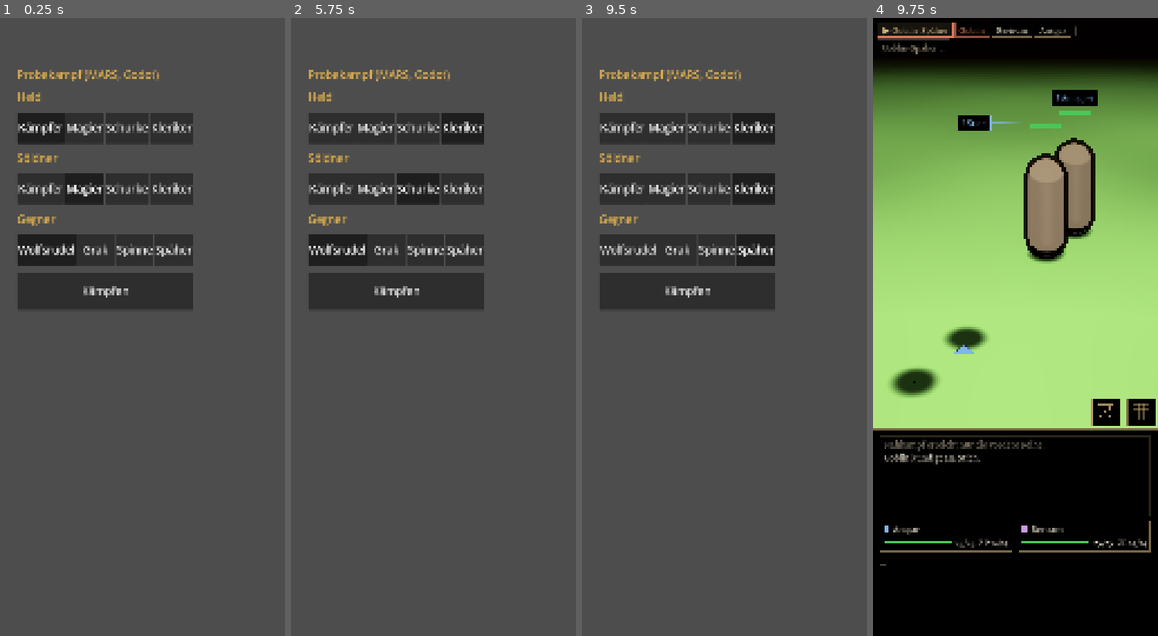
Above: before the commit, frames 1-4 (left to right).
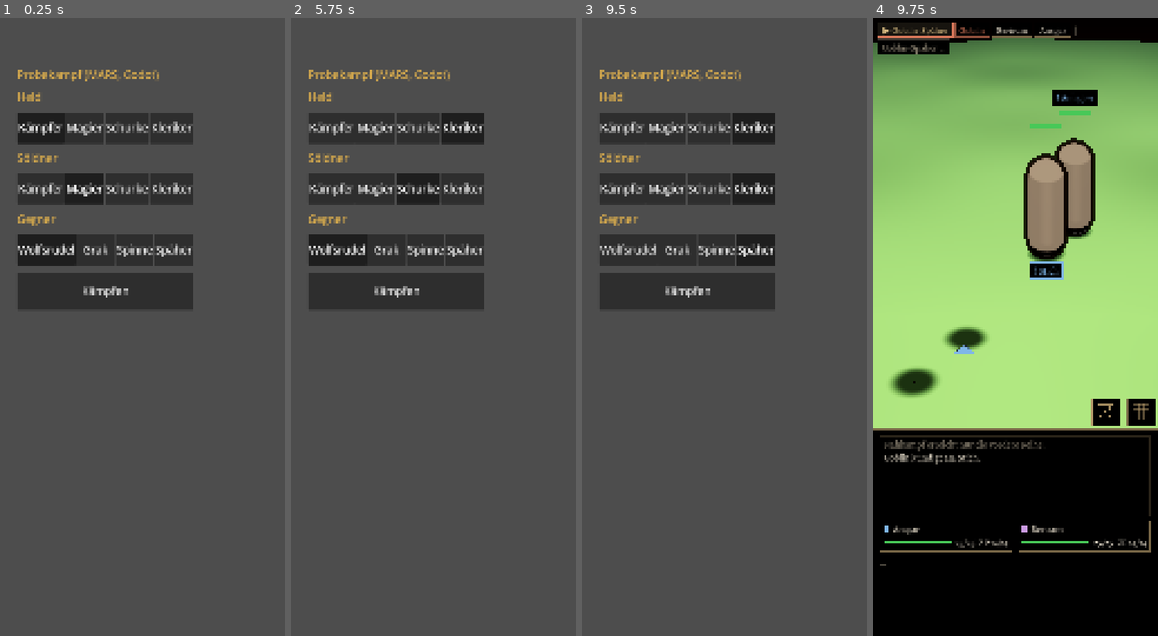
Above: after the commit, the same moments.

Repository: tramour-cmyk/androidapp_rpg_bornim
Game: Godot game, scene res://kampf/probe.tscn
The game is run twice, just before and just after one commit, with the same random seed, the same clock (stepped at 60 frames per second) and the same inputs.
Inputs:
- Up to frame 1 (0.25 s): no input
- Up to frame 2 (5.75 s): click "Kämpfer" at 0.5 s; click "Magier" at 1.25 s; click "Schurke" at 2 s; click "Kleriker" at 2.75 s; click "Kämpfer" at 3.5 s; click "Magier" at 4.25 s; click "Schurke" at 5 s
- Up to frame 3 (9.5 s): click "Kleriker" at 5.75 s; click "Wolfsrudel" at 6.5 s; click "Grak" at 7.25 s; click "Spinne" at 8 s; click "Späher" at 8.75 s
- Up to frame 4 (9.75 s): click "Kämpfen" at 9.5 s

Frames 1-3 are identical in both runs. In frame 4, 17% of the frame differs, in the area x 0-100%, y 3-43%.

Commit message:
348.7: Prüfer Runden 5–7: Hocke mit fast senkrechten Unterarmen (16° statt 52°), Hals gehoben; Rute rund, spitz, zur Seite geschwenkt (von vorn sichtbar); Ansagen und Würfelzeile samt Strich nie durch einen anderen, notfalls unter den Pfoten; Würfelzeile im Prüfbild nie halb ausgeblendet; Wald oben kühler mit Streuung wie alt (41/50/33 gegen 37/50/31), Dunst weiter hinten; Busch links oben, Stumpf, Steine auf der Lichtung entfernt, Eichenäste in der Krone; TUSCHE=0 zum Messen
Co-Authored-By: Claude Opus 5.5 <noreply@anthropic.com>
Claude-Session: https://claude.ai/code/session_0156yUu6QateoVJnT93wQrAV

Diff:
--- a/godot/kampf/kampf_ui.gd
+++ b/godot/kampf/kampf_ui.gd
@@ -807,7 +807,9 @@
 		signs.append({"x": x, "y": want_y, "w": w, "h": h, "mark": mark, "label": label, "border": border, "bw": bw, "tc": tc, "ring": ring,
 			"fx": foot.x, "head": head_y, "id": id, "alts": [
 				Vector2(clampf(foot.x - side - w, 4 * dp, sr.size.x - w - 4 * dp), head_mid),
-				Vector2(clampf(foot.x + side, 4 * dp, sr.size.x - w - 4 * dp), head_mid)]})
+				Vector2(clampf(foot.x + side, 4 * dp, sr.size.x - w - 4 * dp), head_mid),
+				# unter den Pfoten, wenn darüber und daneben andere stehen (Prüfer Runde 6: Schild ohne Strich über dem falschen Wolf)
+				Vector2(x, foot.y + 10 * dp)], "foot": foot.y})
 	signs.sort_custom(func(a, b): return a.y > b.y)
 	# Körper aller Figuren (Rumpf ohne Kopfraum), damit keine Ansage auf einem anderen liegt
 	var bodies := {}
@@ -822,30 +824,42 @@
 	var placed := []
 	var step := 26 * dp
 	for s in signs:
-		var clash := func(r: Rect2) -> bool:
+		var clash := func(r: Rect2, strict: bool) -> bool:
 			for o in placed:
 				if r.intersects(Rect2(o.x, o.y, o.w, o.h).grow(2 * dp)):
 					return true
+			# auch der Strich zum eigenen Kopf darf durch keinen anderen laufen (Prüfer Runde 4: durch das Hinterteil des grauen)
+			var a := _stroke_from(r, s.fx, s.head)
+			var e := _stroke_to(r, s)
 			for id in bodies:
-				if id != s.id and r.intersects(bodies[id]):
+				if id != s.id and (r.intersects(bodies[id]) or (strict and _seg_hits(a, e, bodies[id].grow(-2 * dp)))):
 					return true
 			return false
 		var spots: Array = [Vector2(s.x, s.y)] + s.alts
 		var y: float = s.y
 		var x: float = s.x
 		var done := false
-		for q in spots:
-			if q.y >= 34 * dp and not clash.call(Rect2(q.x, q.y, s.w, s.h)):
-				x = q.x
-				y = q.y
-				done = true
+		s.stroke = true
+		# erst mit freiem Strich; geht das nirgends, lieber ohne Strich als auf einem anderen (Prüfer Runde 5: Schild auf dem grauen)
+		for strict in [true, false]:
+			for q in spots:
+				if q.y >= 34 * dp and not clash.call(Rect2(q.x, q.y, s.w, s.h), strict):
+					x = q.x
+					y = q.y
+					done = true
+					break
+			if not done:
+				# höher über dem eigenen Kopf, bis frei
+				var yy: float = s.y
+				while clash.call(Rect2(s.x, yy, s.w, s.h), strict) and yy - step >= 34 * dp:
+					yy -= step
+				if not clash.call(Rect2(s.x, yy, s.w, s.h), strict):
+					x = s.x
+					y = yy
+					done = true
+			if done:
+				s.stroke = strict
 				break
-		if not done:
-			# höher über dem eigenen Kopf, bis frei; oben angekommen unter die tiefste
-			while clash.call(Rect2(x, y, s.w, s.h)) and y - step >= 34 * dp:
-				y -= step
-			if clash.call(Rect2(x, y, s.w, s.h)):
-				y = s.y
 		s.x = x
 		s.y = y
 		placed.append(s)
@@ -854,13 +868,10 @@
 		sign_rects.append(Rect2(s.x, s.y, s.w, s.h))
 		var r := Rect2(s.x, s.y, s.w, s.h)
 		# a thin stroke down to the one who announces it, so a sign pushed up still belongs to someone
-		var fx := clampf(s.fx, r.position.x + 4 * dp, r.end.x - 4 * dp)
-		if s.head - r.end.y > 2 * dp:
-			overlay.draw_line(Vector2(fx, r.end.y), Vector2(s.fx, s.head), Color(s.border, 0.7), maxf(1.0, dp), true)
-		elif s.fx < r.position.x or s.fx > r.end.x:
-			# daneben: kurzer Strich vom Rand zum Kopf
-			var ex := r.position.x if s.fx < r.position.x else r.end.x
-			overlay.draw_line(Vector2(ex, r.get_center().y), Vector2(s.fx, s.head), Color(s.border, 0.7), maxf(1.0, dp), true)
+		var a := _stroke_from(r, s.fx, s.head)
+		var e := _stroke_to(r, s)
+		if s.stroke and a.distance_to(e) > 2 * dp and (r.position.y > s.foot or s.head - r.end.y > 2 * dp or s.fx < r.position.x or s.fx > r.end.x):
+			overlay.draw_line(a, e, Color(s.border, 0.7), maxf(1.0, dp), true)
 		_chip(r, Color.BLACK, s.border, s.bw)
 		var x: float = r.position.x + 6 * dp
 		var base: float = r.position.y + s.h * 0.74
@@ -943,6 +954,26 @@
 		overlay.draw_circle(c + e, 1.8 * dp, dc)
 
 
+## Where the stroke from a sign to its own head starts: from below when the sign is above, else from the near edge.
+func _stroke_from(r: Rect2, fx: float, head: float) -> Vector2:
+	if r.position.y > head + 20 * dp:     # unter den Pfoten: von oben
+		return Vector2(clampf(fx, r.position.x + 4 * dp, r.end.x - 4 * dp), r.position.y)
+	if head - r.end.y > 2 * dp:
+		return Vector2(clampf(fx, r.position.x + 4 * dp, r.end.x - 4 * dp), r.end.y)
+	return Vector2(r.position.x if fx < r.position.x else r.end.x, r.get_center().y)
+
+
+func _stroke_to(r: Rect2, s: Dictionary) -> Vector2:
+	return Vector2(s.fx, s.foot) if r.position.y > s.head + 20 * dp else Vector2(s.fx, s.head)
+
+
+func _seg_hits(a: Vector2, b: Vector2, box: Rect2) -> bool:
+	for i in 13:
+		if box.has_point(a.lerp(b, i / 12.0)):
+			return true
+	return false
+
+
 ## Würfelkasten (RollTag) über dem Getroffenen: „12 + 5 = 17 gegen RK 16 · Treffer“, Gold, wenn es der Gruppe hilft.
 func _roll_tag(sr: Rect2, fig, r: Array, actor_id, alpha: float) -> void:
 	var fs := sp(13)
@@ -981,32 +1012,52 @@
 			continue
 		var of := _foot(o)
 		var ot := _tall(o)
-		block.append(Rect2(of.x - ot * 0.4, of.y - ot, ot * 0.8, ot))
+		var half: float = ot * (0.8 if o.fighter.monster != null and o.fighter.monster.id == Mars.WOLF else 0.4)   # Wolf breiter als hoch
+		block.append(Rect2(of.x - half, of.y - ot, half * 2.0, ot))
 	var top := foot.y - _tall(fig) - 12 * dp - h
-	var tries := []
+	var bodies := block.slice(sign_rects.size())
+	var tries := [Vector2(x, top)]
+	# daneben in Kopfhöhe vor dem Ausweichen nach oben (Prüfer Runde 5: langer Strich durch den Kopf des braunen Wolfs)
+	var side := _tall(fig) * 0.45 + 6 * dp
+	var mid := foot.y - _tall(fig) * 0.8
+	tries.append(Vector2(clampf(foot.x - side - w, 4 * dp, sr.size.x - w - 4 * dp), mid))
+	tries.append(Vector2(clampf(foot.x + side, 4 * dp, sr.size.x - w - 4 * dp), mid))
 	# nie unter die Füße: dort liegen Ring und Zieldreieck (Prüfer Stand 9: Würfelzeile auf Bertrams Ring)
-	for k in 10:
-		tries.append(top - k * (h + 4 * dp))
+	for k in range(1, 10):
+		tries.append(Vector2(x, top - k * (h + 4 * dp)))
 	var y := maxf(4 * dp, top)
-	for yy in tries:
-		if yy < 4 * dp or yy + h > sr.size.y - 4 * dp:
+	for q in tries:
+		if q.y < 4 * dp or q.y + h > sr.size.y - 4 * dp:
 			continue
 		var free := true
 		for b in block:
-			if b.intersects(Rect2(x, yy, w, h)):
+			if b.intersects(Rect2(q.x, q.y, w, h)):
 				free = false
 				break
 		if free:
-			y = yy
+			x = q.x
+			y = q.y
 			break
 	var rr := Rect2(x, y, w, h)
-	# Strich zum Getroffenen (Prüfer Stand 9: Würfelzeile ohne erkennbaren Bezug)
+	# Strich zum Getroffenen (Prüfer Stand 9: Würfelzeile ohne erkennbaren Bezug), nie durch einen anderen
 	var hy := foot.y - _tall(fig) - 6 * dp
-	var ty := rr.end.y if rr.end.y < hy else rr.position.y
-	var to_y := hy if rr.end.y < hy else foot.y
-	if absf(to_y - ty) > 2 * dp:
-		overlay.draw_line(Vector2(clampf(foot.x, rr.position.x + 4 * dp, rr.end.x - 4 * dp), ty), Vector2(foot.x, to_y),
-			Color(GOLD if helps else TEXT, alpha * 0.7), maxf(1.0, dp), true)
+	var a: Vector2
+	var b2: Vector2
+	if rr.end.y < hy:
+		a = Vector2(clampf(foot.x, rr.position.x + 4 * dp, rr.end.x - 4 * dp), rr.end.y)
+		b2 = Vector2(foot.x, hy)
+	elif rr.end.x < foot.x or rr.position.x > foot.x:
+		a = Vector2(rr.end.x if rr.end.x < foot.x else rr.position.x, rr.get_center().y)
+		b2 = Vector2(foot.x, rr.get_center().y)
+	else:
+		a = Vector2(foot.x, rr.end.y)
+		b2 = a
+	var crosses := false
+	for bb in bodies:
+		if _seg_hits(a, b2, bb.grow(-2 * dp)):
+			crosses = true
+	if not crosses and a.distance_to(b2) > 2 * dp:
+		overlay.draw_line(a, b2, Color(GOLD if helps else TEXT, alpha * 0.7), maxf(1.0, dp), true)
 	overlay.draw_rect(rr, Color(0, 0, 0, alpha))
 	overlay.draw_rect(rr, Color(GOLD if helps else RIM, alpha * (1.0 if helps else RIM.a)), false, maxf(1.0, dp))
 	overlay.draw_string(font, Vector2(x + 8 * dp, y + h * 0.74), txt, HORIZONTAL_ALIGNMENT_LEFT, w - 16 * dp, fs, Color(TEXT, alpha))
--- a/godot/kampf/kampfort.gd
+++ b/godot/kampf/kampfort.gd
@@ -105,12 +105,12 @@
 	env.adjustment_saturation = 0.8
 	env.adjustment_contrast = 1.06
 	env.fog_enabled = true
-	env.fog_light_color = Color(0.11, 0.16, 0.09)         # Waldinneres (ForestCam #14221A); Stand 9: oben doppelt so hell wie alt, grau
+	env.fog_light_color = Color(0.09, 0.14, 0.15)         # Waldinneres (ForestCam #14221A); Stand 9: oben doppelt so hell wie alt, grau; Runde 4: gelbstichig, kühler
 	# Ferne heller im Dunst (Prüfer Lauf 14: Wald oben dunkel), aber nach Tiefe: erst ab 16 m (Gruppe 13 m, Gegner 15–17 m)
 	# (Prüfer Stand 9: Gras dunstig; vorher 40 % Dunst über den Kämpfern)
 	env.fog_mode = Environment.FOG_MODE_DEPTH
 	env.fog_depth_begin = 16.0
-	env.fog_depth_end = 45.0
+	env.fog_depth_end = 70.0     # Runde 5: Wald oben flach (Streuung 23 gegen 34)
 	env.fog_depth_curve = 0.4
 	env.fog_density = 1.0
 	var we := WorldEnvironment.new()
@@ -140,8 +140,9 @@
 	var tu: Shader = load("res://kampf/tusche.gdshader")
 	var tu_held := Shader.new()
 	tu_held.code = tu.code.replace("stencil_mode read, compare_equal, 0;", "stencil_mode read, compare_equal, 2;")
-	_ink(tu, 1.3, 1.25)
-	_ink(tu_held, 0.8, 1.0)
+	if OS.get_environment("TUSCHE") != "0":     # Prüflauf: TUSCHE=0 misst, was die Linie ausmacht
+		_ink(tu, 1.3, 1.25)
+		_ink(tu_held, 0.8, 1.0)
 
 
 func _ink(sh: Shader, width: float, thick: float) -> void:
--- a/godot/kampf/probe.gd
+++ b/godot/kampf/probe.gd
@@ -63,6 +63,12 @@
 	if fight:
 		print("Dran %s, beschäftigt %s, spielt %s, %d ms" % [fight.mars.current().id, fight.busy, fight.playing, Time.get_ticks_msec()])
 	await get_tree().create_timer(0.6).timeout
+	# Würfelzeile ganz oder gar nicht (Prüfer Runde 4: „halb ausgeblendet“): beginnt gleich das Ausblenden, abwarten
+	var ui = fight.ui
+	if ui.roll_shown != null:
+		var age: int = Time.get_ticks_msec() - ui.roll_at
+		if age > ui.ROLL_MS - 300 and age < ui.ROLL_MS + ui.ROLL_FADE_MS:
+			await get_tree().create_timer((ui.ROLL_MS + ui.ROLL_FADE_MS - age + 50) / 1000.0).timeout
 	_report_facing()
 	for id in fight.figures:
 		var fg = fight.figures[id]
Not shown, changed: tools/blender348/kampfort_wald.py
Not shown, changed: tools/blender348/wolf.py
